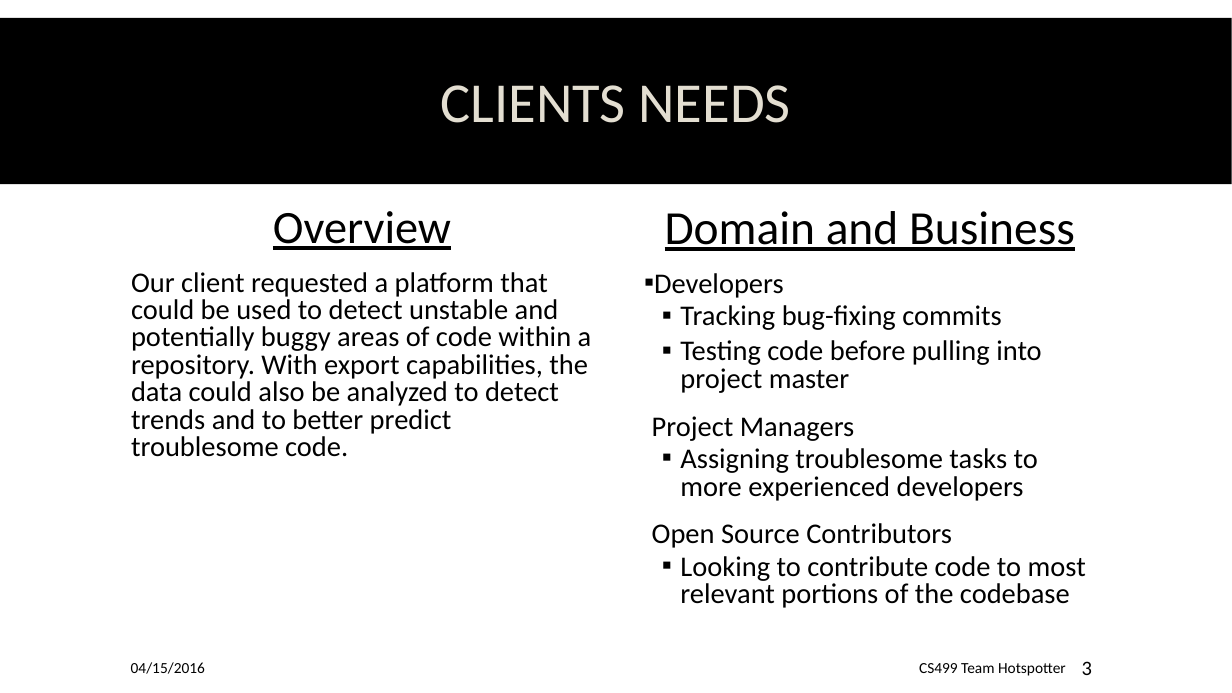
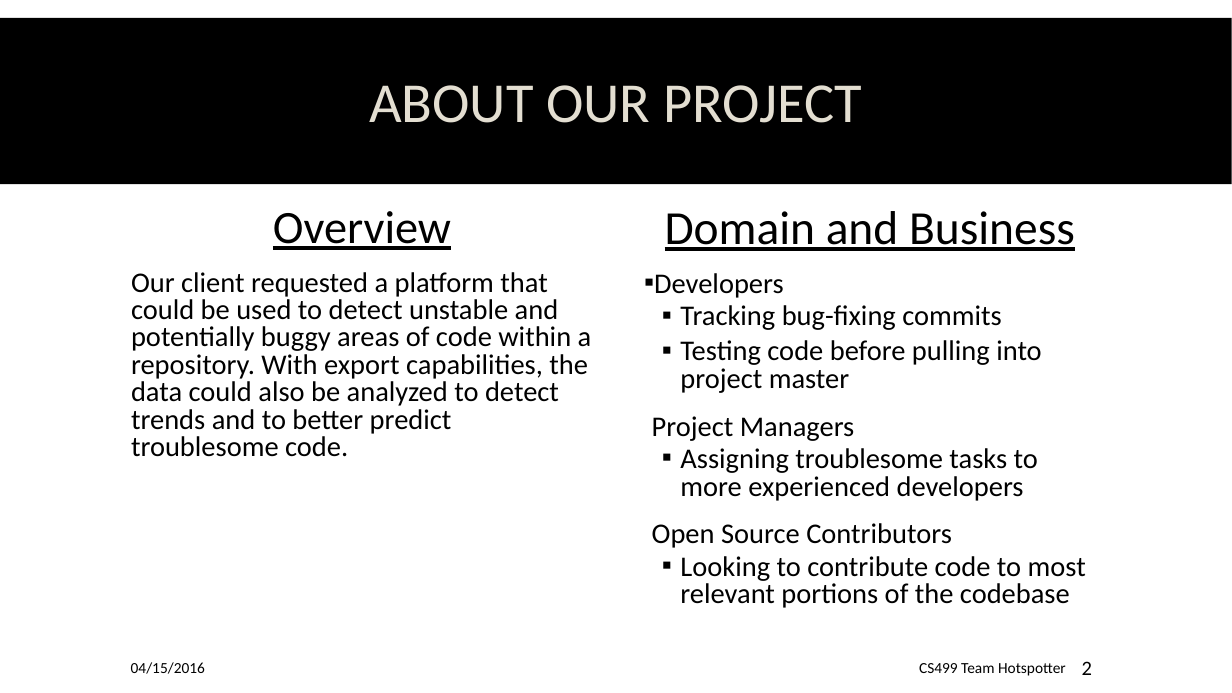
Before and after one commit to spesmit/hotspotter, a slide deck: slide 2 of Documentation/Presentations/CS499 Final Presentation.pptx (slide 3 before the commit). Drawn at 1232x693 pixels with LibreOffice and Linux fonts; fonts in the diff are those of the drawing; background and template pictures are left out. Boxes give left, top, right and bottom in pixels: in the first picture for what was removed or moved away, otherwise in the second. Text is boxed around its words. In the diff, an @@ line names an element or a change of style, - is before the commit and + after.

```diff
--- a/Documentation/Presentations/CS499 Final Presentation.pptx
+++ b/Documentation/Presentations/CS499 Final Presentation.pptx
@@ title at [369,85,862,123]: text changed @@
-CLIENTS NEEDS
+ABOUT OUR PROJECT
@@ page number at [1082,661,1092,675]: text changed @@
-3
+2
```
Also in this commit, not shown: 2 other slides changed, 1 slide removed.
